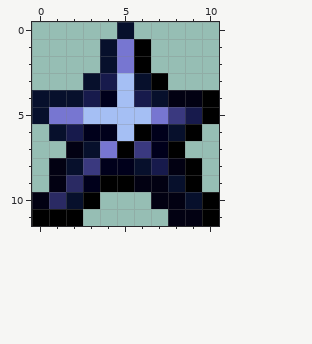
Pixel-art sprite, stored at Assets/Textures/UI/ResourceOverlays/SoTUFancyMana.png. That is the earlier state.
The file is 22x24 pixels, drawn in blocks of 2x2; one block is one cell here. Colours within 5 levels of each other are drawn and written as one.
After the commit:
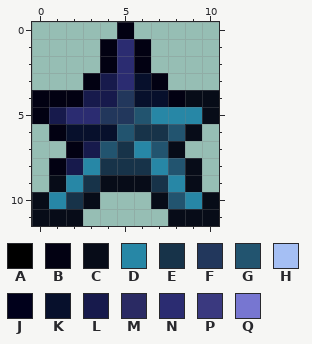
Palette (. is transparent): A #000000  B #020112  C #070c18  D #2787a6  E #173349  F #22375c  G #22546f  H #a5bff4  J #00001b  K #07102c  L #171a4c  M #2a2a63  N #2b2c71  P #3a397f  Q #7776d1
Change:
@@ x 0..10 @@
- 0 .....K.....
- 1 ....KQA....
- 2 ....KQA....
- 3 ...KLHKA...
- 4 KKKLJHLKBBA
- 5 KQQHHHHQPLA
- 6 .KLJJHAJKA.
- 7 ..BKQAPJA..
- 8 .BKPJJKLBA.
- 9 .BMJAABBKA.
-10 BMKA...BBKA
-11 AAA.....BBA
+ 0 .....B.....
+ 1 ....BNB....
+ 2 ....BNB....
+ 3 ...BLNKB...
+ 4 BBBLLFKKBCC
+ 5 BLNNFFGDDDC
+ 6 .BKKKGEEGC.
+ 7 ..BLGEDGC..
+ 8 .BLDEEEDGC.
+ 9 .CDECCCEDC.
+10 CDEC...CGDC
+11 CCC.....CCC
Changed places in both pictures, as pixel boxes (x1, y1, x2, y2):
changed: (32, 22, 219, 226)
